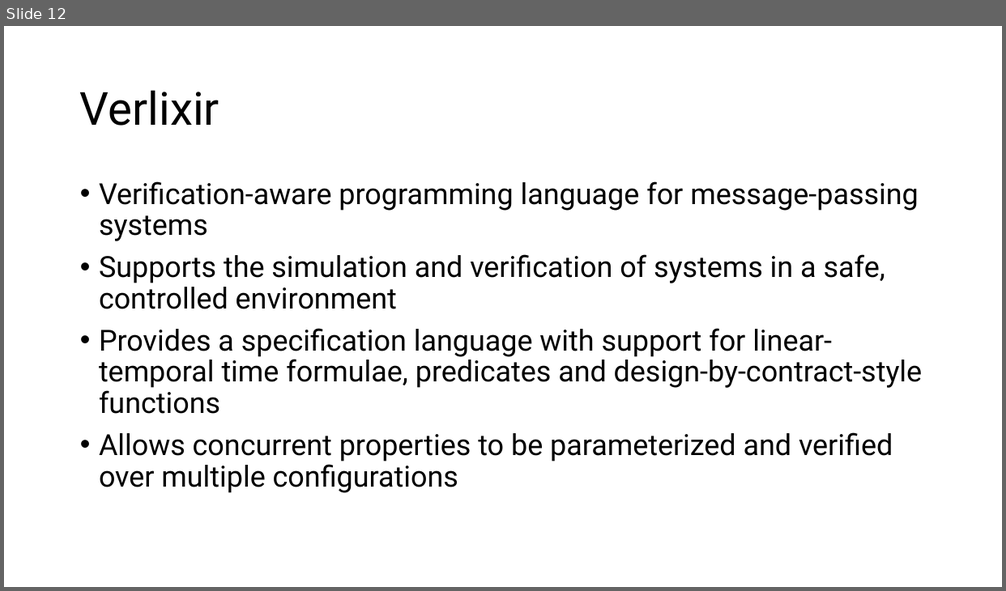
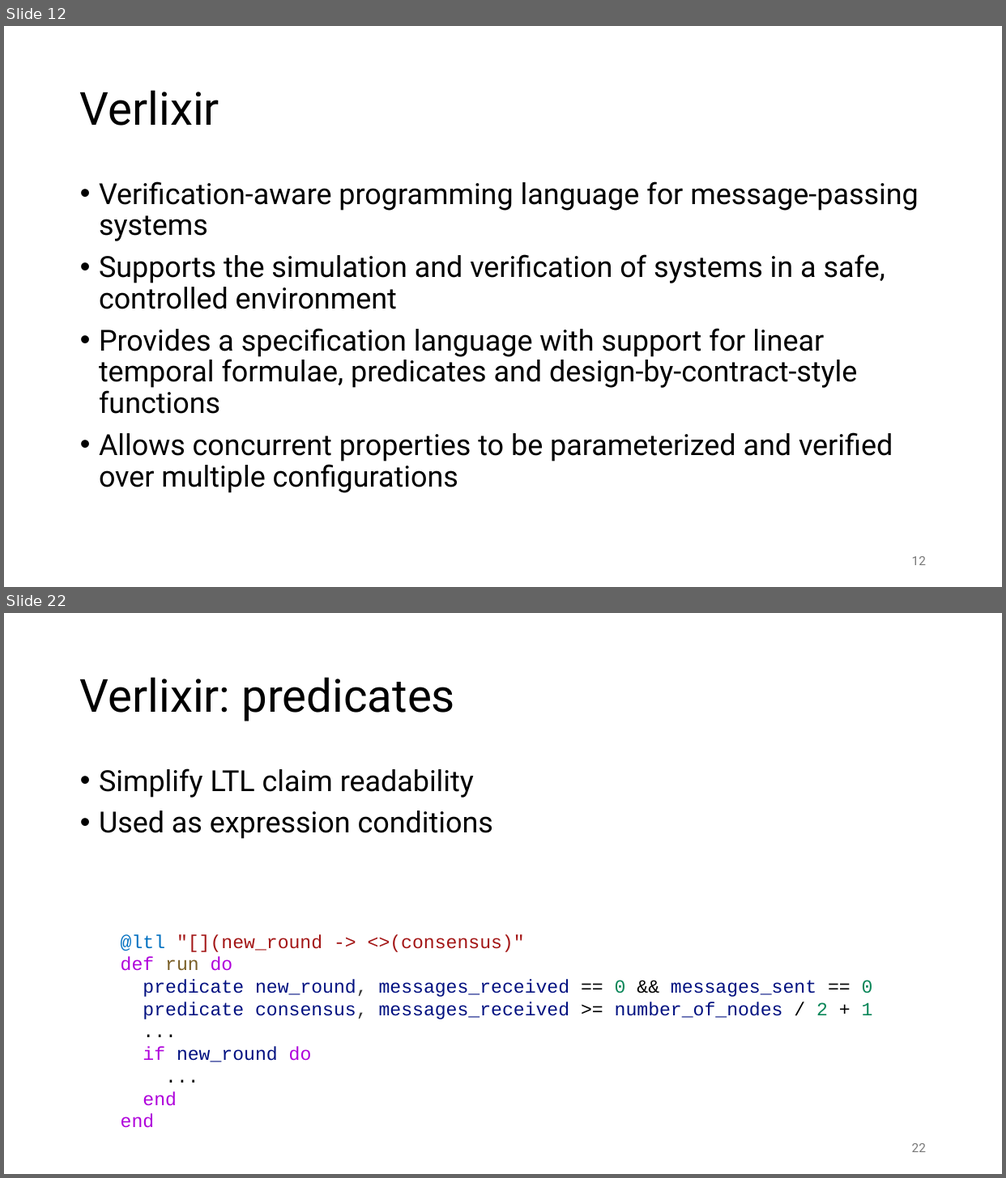
Before and after one commit to matt-neave/verificationAwareElixir, a slide deck: presentation/Verlixir Presentation.pptx. Shown one above the other, each under a label of ours: slide 12 before the commit, slides 12 and 22 after it; the slides between them are not shown. The pictures are 1006x591 and 1006x1178 pixels, drawn with LibreOffice and Linux fonts; fonts in the diff are those of the drawing. Boxes give left, top, right and bottom in pixels: in the first picture for what was removed or moved away, otherwise in the second. Text is boxed around its words. In the diff, an @@ line names an element or a change of style, - is before the commit and + after.

```diff
--- a/presentation/Verlixir Presentation.pptx
+++ b/presentation/Verlixir Presentation.pptx
@@ slide 22 added at [4,613,1002,1174], background #FFFFFF @@
@@ title added at [80,677,455,722], 44 pt, text #000000 @@
+Verlixir: predicates
@@ text added at [99,769,493,839], 28 pt, text #000000 @@
+• Simplify LTL claim readability
+• Used as expression conditions
@@ text added at [121,935,873,1128], 18 pt, text #001080 @@
+@ltl "[](new_round -> <>(consensus)"
+def run do
+predicate new_round, messages_received == 0 && messages_sent == 0
+predicate consensus, messages_received >= number_of_nodes / 2 + 1
+...
+if new_round do
+...
+end
+end
@@ page number added at [912,1144,926,1152], 12 pt, text #797979 @@
+22
@@ slide 12 changed as well @@
@@ text at [99,328,857,414]: text changed @@
-• Provides a specification language with support for linear-temporal time formulae, predicates and design-by-contract-style functions
+• Provides a specification language with support for linear temporal formulae, predicates and design-by-contract-style functions
@@ page number added at [912,557,926,565], 12 pt, text #797979 @@
+12
```
Also in this commit, not shown: 15 other slides changed, 12 other slides added, 2 slides removed, 18 other files.
